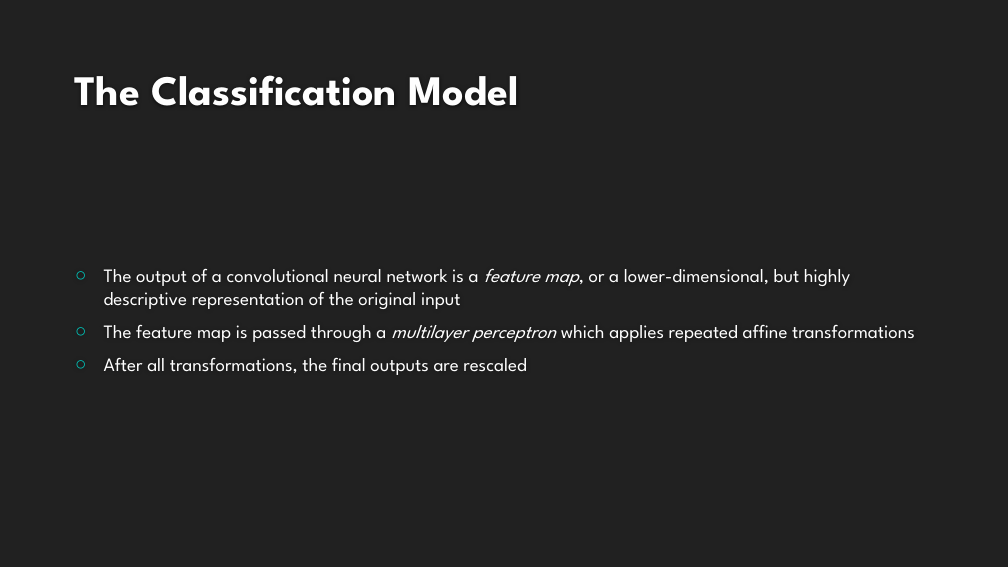
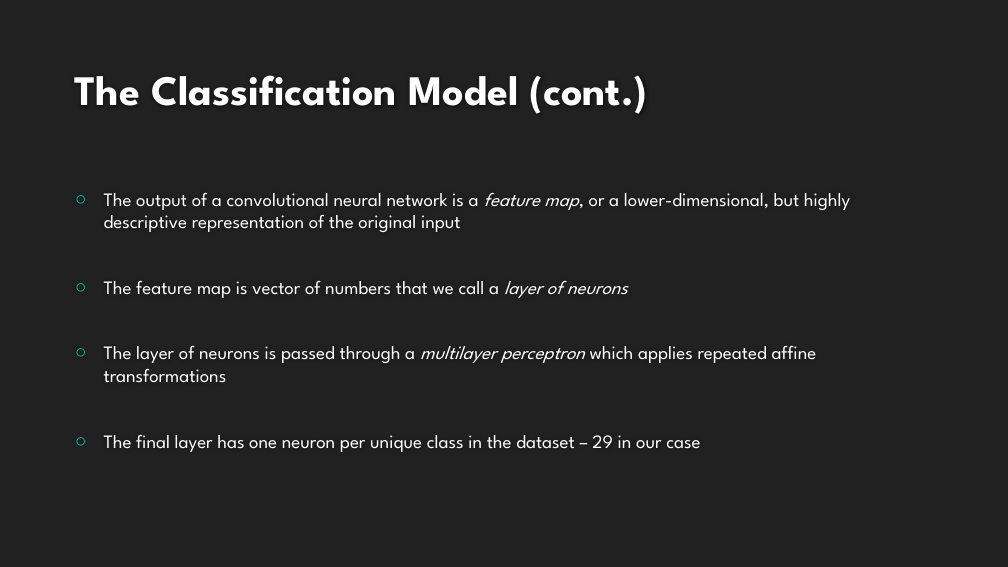
Before and after one commit to landonbuell/Buell-Masters-Project, a slide deck: slide 15 of milestones/BUELL_ENGR6970_Milestone04.pptx. Drawn at 1008x567 pixels with LibreOffice and Linux fonts; fonts in the diff are those of the drawing; background and template pictures are left out. Boxes give left, top, right and bottom in pixels: in the first picture for what was removed or moved away, otherwise in the second. Text is boxed around its words. In the diff, an @@ line names an element or a change of style, - is before the commit and + after.

```diff
--- a/milestones/BUELL_ENGR6970_Milestone04.pptx
+++ b/milestones/BUELL_ENGR6970_Milestone04.pptx
@@ title at (75, 75, 648, 114): text changed @@
-The Classification Model
+The Classification Model (cont.)
@@ text at (104, 281, 817, 452): text changed @@
-○ The feature map is passed through a multilayer perceptron which applies repeated affine transformations
-○ After all transformations, the final outputs are rescaled
+○ The feature map is vector of numbers that we call a layer of neurons
+○ The layer of neurons is passed through a multilayer perceptron which applies repeated affine transformations
+○ The final layer has one neuron per unique class in the dataset – 29 in our case
```
Also in this commit, not shown: 2 other slides changed, 6 slides added.
